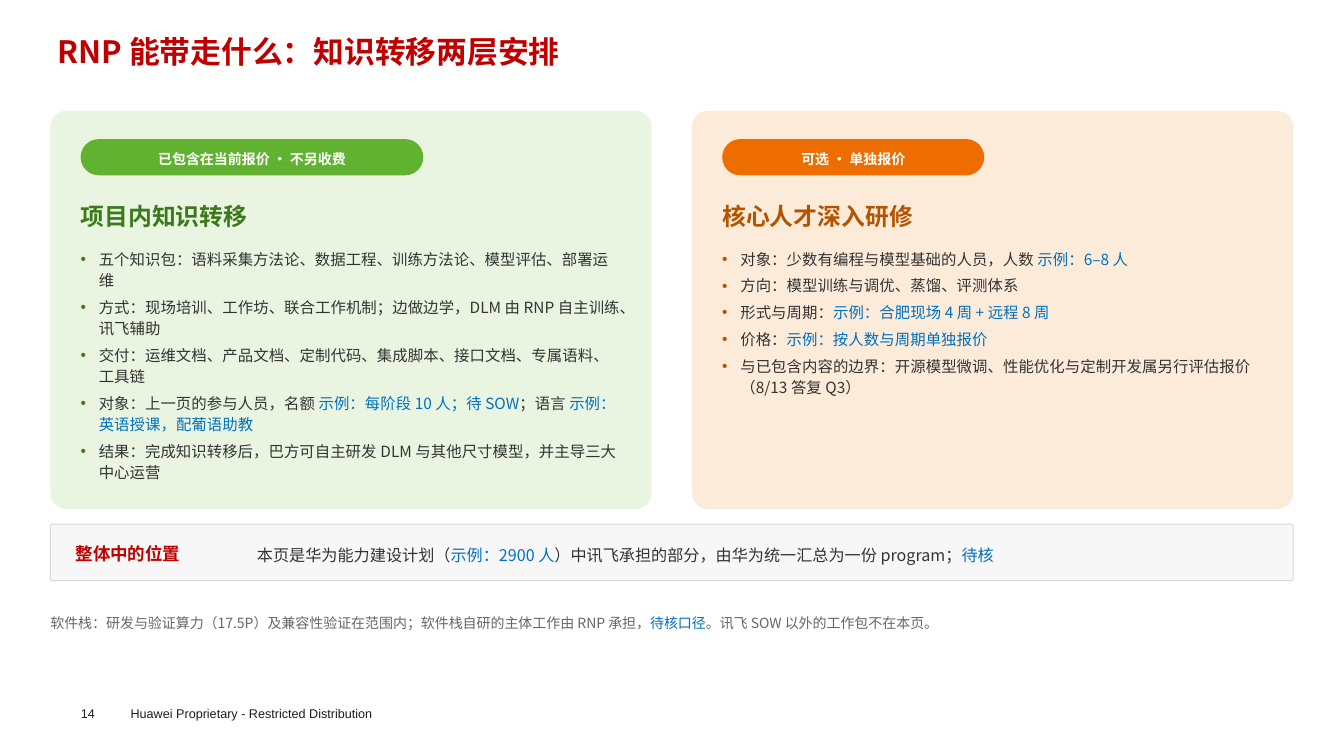
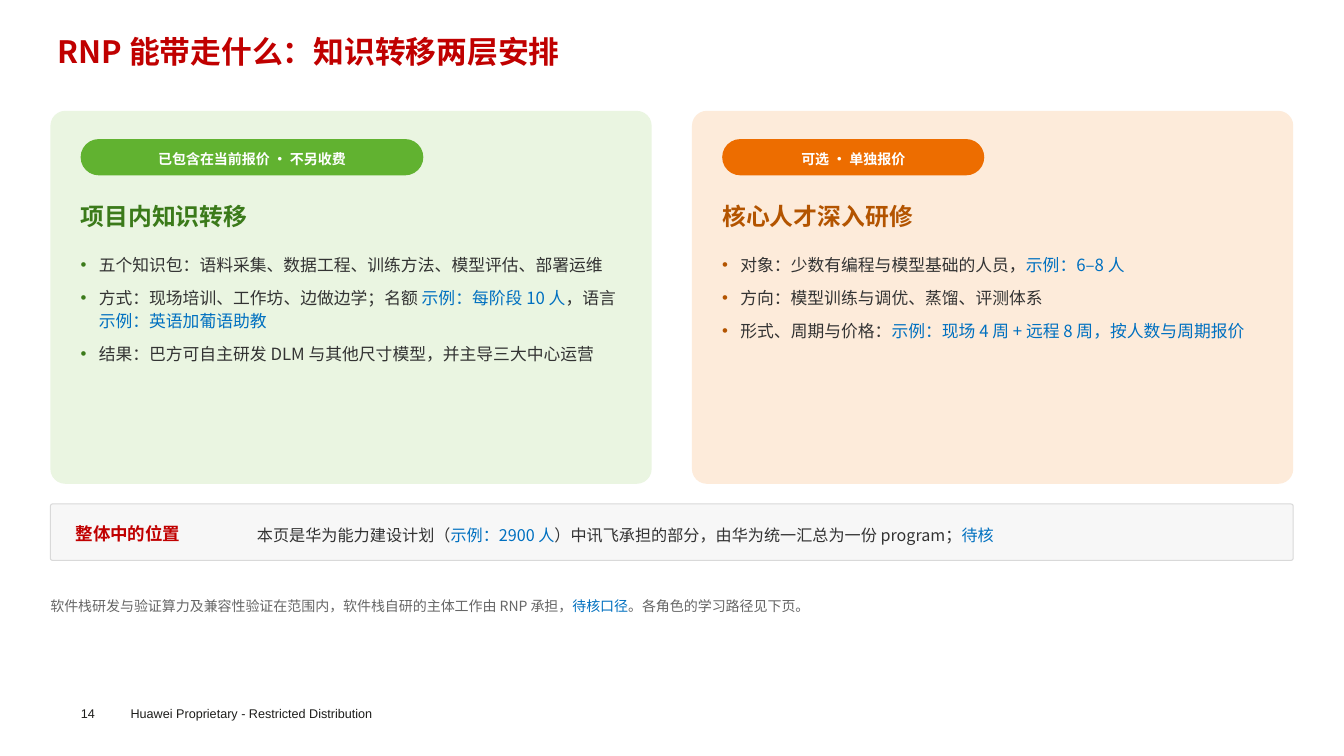
Before and after one commit to chyhcs/wyyh, a slide deck: slide 14 of RNP-讯飞交流-会议版.pptx. Drawn at 1344x756 pixels with LibreOffice and Linux fonts; fonts in the diff are those of the drawing; background and template pictures are left out. Boxes give left, top, right and bottom in pixels: in the first picture for what was removed or moved away, otherwise in the second. Text is boxed around its words. In the diff, an @@ line names an element or a change of style, - is before the commit and + after.

```diff
--- a/RNP-讯飞交流-会议版.pptx
+++ b/RNP-讯飞交流-会议版.pptx
@@ rounded rectangle: place and size @@
-rounded rectangle at bbox=[50, 111, 651, 509]
+rounded rectangle at bbox=[50, 111, 651, 484]
@@ rounded rectangle: place and size @@
-rounded rectangle at bbox=[693, 111, 1294, 509]
+rounded rectangle at bbox=[693, 111, 1294, 484]
@@ text at bbox=[99, 257, 616, 362]: text changed; size 11 to 12 pt @@
-• 五个知识包：语料采集方法论、数据工程、训练方法论、模型评估、部署运维
-• 方式：现场培训、工作坊、联合工作机制；边做边学，DLM 由 RNP 自主训练、讯飞辅助
-• 交付：运维文档、产品文档、定制代码、集成脚本、接口文档、专属语料、工具链
-• 对象：上一页的参与人员，名额 示例：每阶段 10 人；待 SOW；语言 示例：英语授课，配葡语助教
-• 结果：完成知识转移后，巴方可自主研发 DLM 与其他尺寸模型，并主导三大中心运营
+• 五个知识包：语料采集、数据工程、训练方法、模型评估、部署运维
+• 方式：现场培训、工作坊、边做边学；名额 示例：每阶段 10 人，语言 示例：英语加葡语助教
+• 结果：巴方可自主研发 DLM 与其他尺寸模型，并主导三大中心运营
@@ text at bbox=[740, 257, 1125, 273]: text changed; size 11 to 12 pt @@
-• 对象：少数有编程与模型基础的人员，人数 示例：6–8 人
+• 对象：少数有编程与模型基础的人员，示例：6–8 人
@@ text at bbox=[740, 290, 1042, 306]: size 11 to 12 pt in "方向：模型训练与调优、蒸馏、评测体系"; more space between paragraphs @@
@@ text at bbox=[740, 323, 1244, 339]: text changed; size 11 to 12 pt; text colour #333333 to #0070C0 @@
-• 形式与周期：示例：合肥现场 4 周 + 远程 8 周
-• 价格：示例：按人数与周期单独报价
-• 与已包含内容的边界：开源模型微调、性能优化与定制开发属另行评估报价（8/13 答复 Q3）
+• 形式、周期与价格：示例：现场 4 周 + 远程 8 周，按人数与周期报价
@@ 2 texts, 1 rounded rectangle: place and size @@
-2 texts, 1 rounded rectangle at bbox=[50, 524, 1294, 581]
+2 texts, 1 rounded rectangle at bbox=[50, 504, 1294, 561]
@@ text at bbox=[50, 599, 810, 612]: text changed @@
-软件栈：研发与验证算力（17.5P）及兼容性验证在范围内；软件栈自研的主体工作由 RNP 承担，待核口径。讯飞 SOW 以外的工作包不在本页。
+软件栈研发与验证算力及兼容性验证在范围内，软件栈自研的主体工作由 RNP 承担，待核口径。各角色的学习路径见下页。
```
Also in this commit, not shown: 8 other slides changed, 1 other file.
